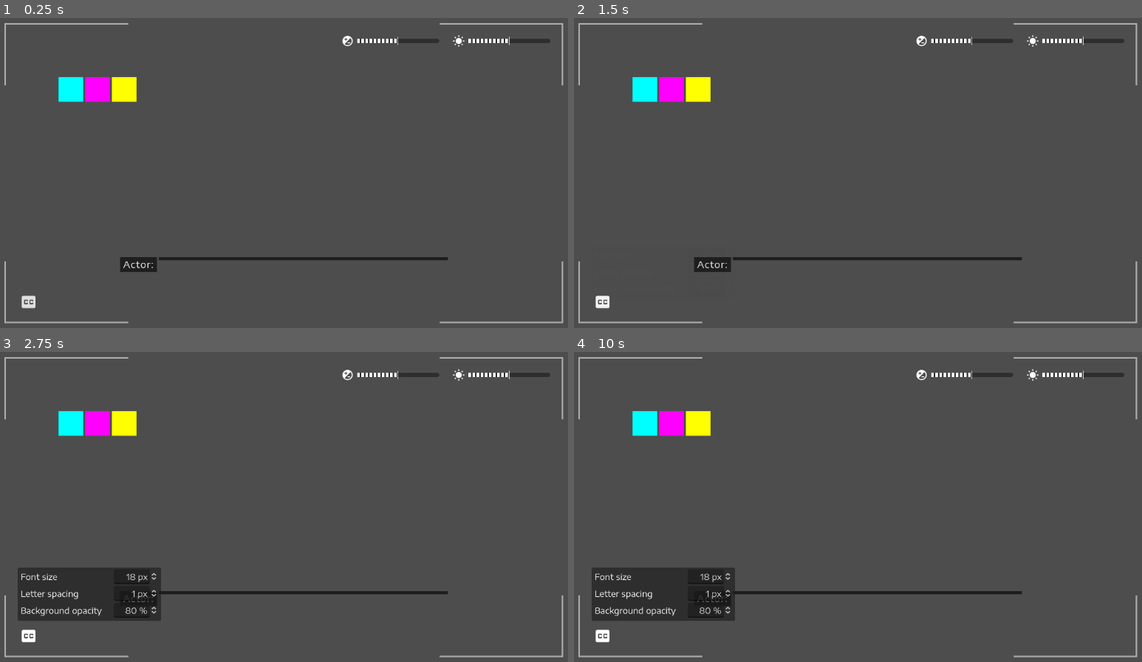
Above: before the commit, frames 1-4 (two rows, left to right).
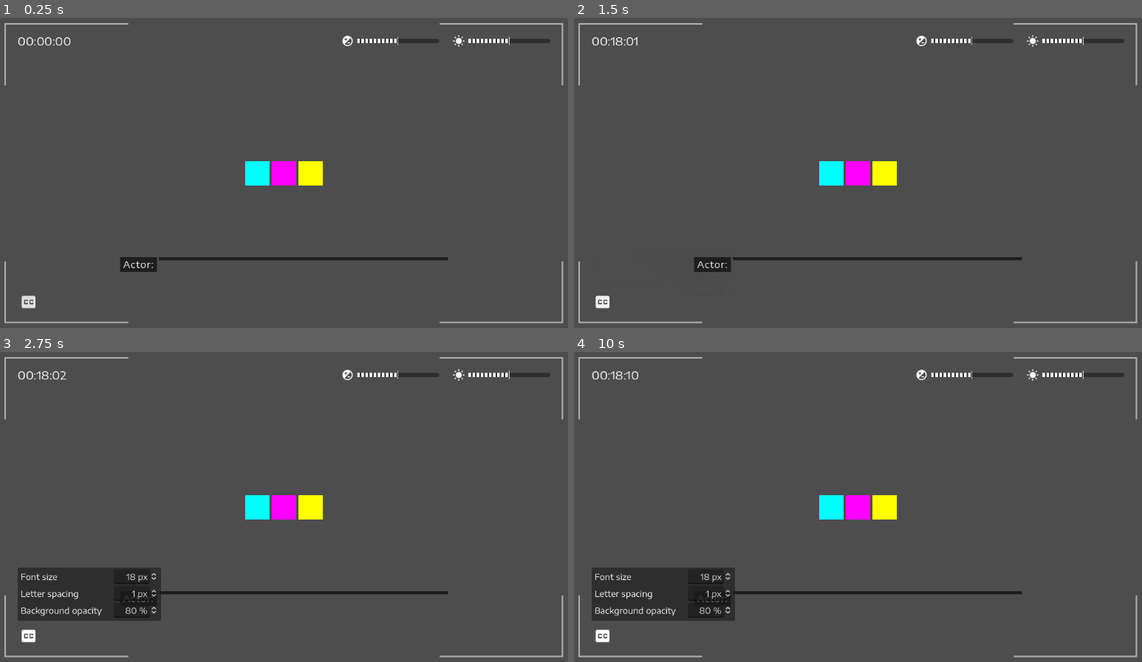
Above: after the commit, the same moments.

Repository: nndda/In-Plain-Sight
Game: Godot game, scene res://Assets/The 1 Scene.tscn
The game is run twice, just before and just after one commit, with the same random seed, the same clock (stepped at 60 frames per second) and the same inputs. The project has no main scene, so this scene is started directly.
Inputs (mouse positions are in pixels of both pictures, inside the frame that each line leads up to):
- Up to frame 1 (0.25 s): no input
- Up to frame 2 (1.5 s): click "󰅞" at 0.5 s; click "󰅞" at 1.25 s
- Up to frame 3 (2.75 s): click "󰅞" at 2 s
- Up to frame 4 (10 s): tap Enter at 2.75, 4.25, 5.75 s; move the mouse to (858, 507) at 2.77 s; hold Space (Progress) 2.78-3.53 s; click (858, 507) at 2.92 s; move the mouse to (875, 593) at 3.52 s; tap Space (Progress) every 1.5 s from 3.6 to 9.6 s; click (875, 593) at 3.67 s; move the mouse to (914, 435) at 4.27 s; hold Space (Progress) 4.28-5.03 s; click (914, 435) at 4.42 s; move the mouse to (829, 572) at 5.02 s; click (829, 572) at 5.17 s; move the mouse to (1034, 556) at 5.77 s; hold Space (Progress) 5.78-6.53 s; click (1034, 556) at 5.92 s; move the mouse to (681, 457) at 6.52 s; click (681, 457) at 6.67 s; move the mouse to (886, 507) at 7.27 s; hold Space (Progress) 7.28-8.03 s; click (886, 507) at 7.42 s; move the mouse to (767, 423) at 8.02 s; click (767, 423) at 8.17 s; move the mouse to (988, 491) at 8.77 s; hold Space (Progress) 8.78-9.53 s; click (988, 491) at 8.92 s; move the mouse to (738, 522) at 9.52 s; click (738, 522) at 9.67 s

The runs differ from the first frame. In frame 1, 2.2% of the frame differs, in the area x 3-57%, y 6-55%; in frame 2, 2.2%; in frame 3, 2.2%; in frame 4, 2.2%.
Error in both runs: Out of bounds get index '0' (on base: 'Array[Dictionary]') (res://Assets/The)

Commit message:
Implement elapsed time display
Also center the 3 color display test

Diff:
--- a/Assets/The 1 Scene.tscn
+++ b/Assets/The 1 Scene.tscn
@@ -68,6 +68,9 @@
 border_width_bottom = 4
 border_color = Color(0.0745098, 0.0745098, 0.0745098, 1)
 
+[sub_resource type="LabelSettings" id="LabelSettings_uaacf"]
+font_size = 22
+
 [sub_resource type="Animation" id="Animation_j1v22"]
 resource_name = "enter"
 length = 0.3
@@ -159,7 +162,7 @@
 "exit": SubResource("Animation_iexly")
 }
 
-[node name="The1Scene" type="Control" node_paths=PackedStringArray("slider_brightness", "slider_contrast", " …(200 unchanged characters)…
+[node name="The1Scene" type="Control" node_paths=PackedStringArray("time_label", "slider_brightness", "slider_contrast", " …(200 unchanged characters)…
 layout_mode = 3
 anchors_preset = 15
 anchor_right = 1.0
@@ -168,6 +171,7 @@
 grow_vertical = 2
 theme = SubResource("Theme_yhgmm")
 script = ExtResource("1_816ah")
+time_label = NodePath("TopControl/Margin/HBoxContainer/Left/Time")
 slider_brightness = NodePath("TopControl/Margin/HBoxContainer/Brightness/HSlider")
 slider_contrast = NodePath("TopControl/Margin/HBoxContainer/Contrast/HSlider")
 button_cc = NodePath("BottomControl/Margin/HBoxContainer/CloseCaption")
@@ -181,6 +185,8 @@
 actor_label = NodePath("DialogueLabelContainer/HBoxContainer/ActorLabel")
 dialogue_label_container = NodePath("DialogueLabelContainer/HBoxContainer")
 
+[node name="TimerElapsedSecond" type="Timer" parent="."]
+
 [node name="CanvasLayer" type="CanvasLayer" parent="."]
 layer = -2
 follow_viewport_enabled = true
@@ -188,23 +194,26 @@
 [node name="WorldEnvironment" type="WorldEnvironment" parent="CanvasLayer"]
 environment = SubResource("Environment_vr7rt")
 
-[node name="Colors" type="HBoxContainer" parent="CanvasLayer"]
-offset_left = 136.0
-offset_top = 136.0
-offset_right = 288.0
-offset_bottom = 184.0
-
-[node name="C" type="ColorRect" parent="CanvasLayer/Colors"]
+[node name="CenterContainer" type="CenterContainer" parent="CanvasLayer"]
+offset_right = 1152.0
+offset_bottom = 648.0
+size_flags_horizontal = 4
+size_flags_vertical = 4
+
+[node name="Colors" type="HBoxContainer" parent="CanvasLayer/CenterContainer"]
+layout_mode = 2
+
+[node name="C" type="ColorRect" parent="CanvasLayer/CenterContainer/Colors"]
 custom_minimum_size = Vector2(48, 48)
 layout_mode = 2
 color = Color(0, 1, 1, 1)
 
-[node name="M" type="ColorRect" parent="CanvasLayer/Colors"]
+[node name="M" type="ColorRect" parent="CanvasLayer/CenterContainer/Colors"]
 custom_minimum_size = Vector2(48, 48)
 layout_mode = 2
 color = Color(1, 0, 1, 1)
 
-[node name="Y" type="ColorRect" parent="CanvasLayer/Colors"]
+[node name="Y" type="ColorRect" parent="CanvasLayer/CenterContainer/Colors"]
 custom_minimum_size = Vector2(48, 48)
 layout_mode = 2
 color = Color(1, 1, 0, 1)
@@ -291,6 +300,18 @@
 [node name="HBoxContainer" type="HBoxContainer" parent="TopControl/Margin"]
 layout_mode = 2
 alignment = 2
+
+[node name="Left" type="HBoxContainer" parent="TopControl/Margin/HBoxContainer"]
+layout_mode = 2
+size_flags_horizontal = 3
+
+[node name="Time" type="Label" parent="TopControl/Margin/HBoxContainer/Left"]
+layout_mode = 2
+text = "00:00:00"
+label_settings = SubResource("LabelSettings_uaacf")
+
+[node name="Fullscreen" type="Button" parent="TopControl/Margin/HBoxContainer/Left"]
+layout_mode = 2
 
 [node name="Contrast" type="HBoxContainer" parent="TopControl/Margin/HBoxContainer"]
 layout_mode = 2
--- a/Assets/The 1 Script.gd
+++ b/Assets/The 1 Script.gd
@@ -1,6 +1,11 @@
 extends Control
 
 var environment : Environment
+
+@onready var timer_elapsed_second : Timer = $TimerElapsedSecond
+
+@export_category("Decors")
+@export var time_label : Label
 
 @export_category("User Configurations")
 @export var slider_brightness : HSlider
@@ -135,6 +140,23 @@
 #endregion
 
 
+#region NOTE: Time handler
+var elapsed_time_second : int = 60 * 18
+var elapsed_hour : int
+var elapsed_minute : int
+var elapsed_second : int
+
+func update_time() -> void:
+    elapsed_time_second += 1
+    elapsed_hour = int(elapsed_time_second / 3600.0)
+    elapsed_minute = int((elapsed_time_second % 3600) / 60.0)
+    elapsed_second = int(elapsed_time_second % 60)
+
+    time_label.text = "%02d:%02d:%02d" % [
+        elapsed_hour, elapsed_minute, elapsed_second
+    ]
+#endregion
+
 func _enter_tree() -> void:
     # Initialize Theatre
     dialogue = Dialogue.new(FileAccess.get_file_as_string(dialogue_file))
@@ -173,6 +195,8 @@
     spinbox_bg_opacity.value = 80
 
     stage.start(dialogue)
+    timer_elapsed_second.start(1.0)
+    timer_elapsed_second.timeout.connect(update_time)
 
 
 func _input(event: InputEvent) -> void:
Not shown: 1 places in Assets/The 1 Scene.tscn that only renumber resources
